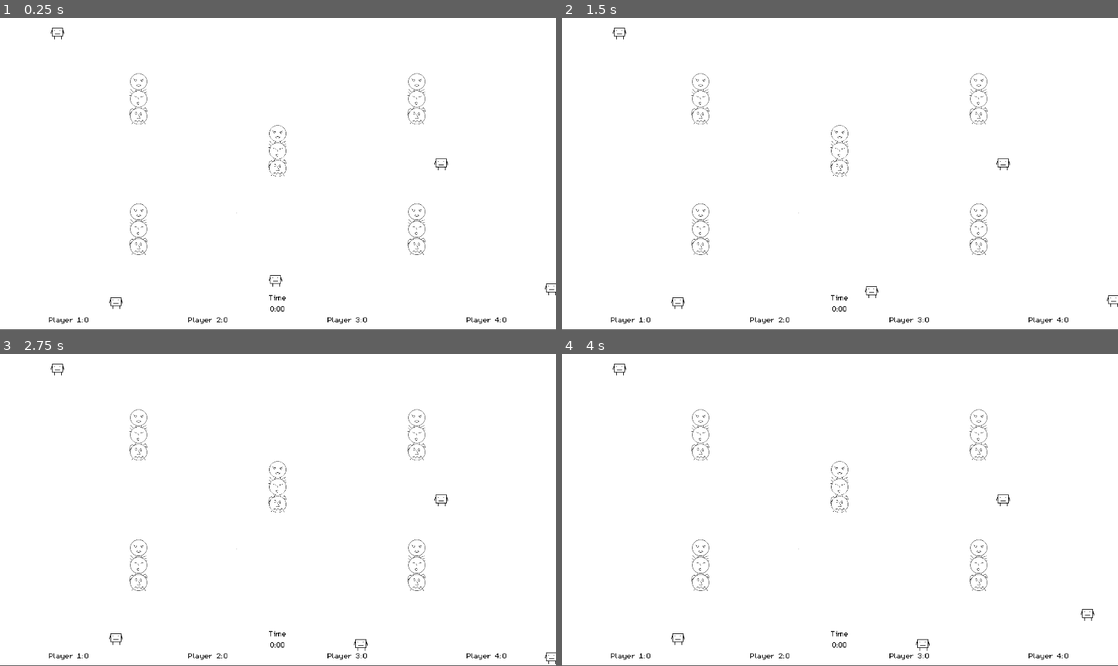
Above: before the commit, frames 1-4 (two rows, left to right).
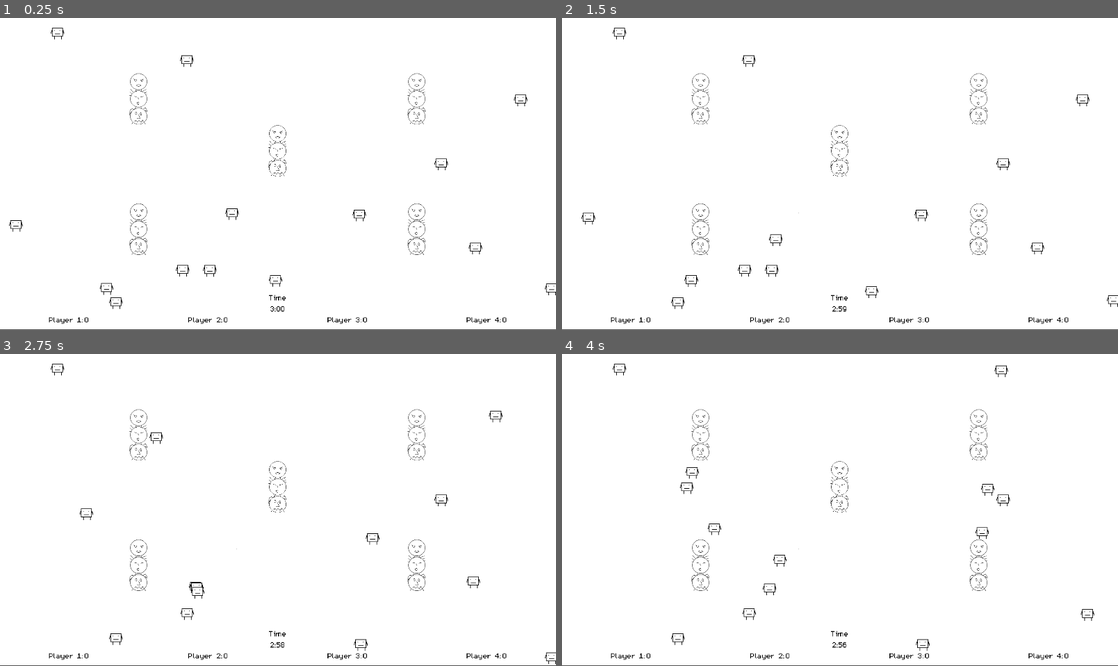
Above: after the commit, the same moments.

Repository: Datoh/Jamtharuu-202012
Game: Godot game, scene res://scenes/Level1.tscn
Two runs of this game, one before a commit and one after it. Both use one fixed random seed, a clock stepped at 60 frames per second and the inputs below.
Inputs:
- Up to frame 1 (0.25 s): no input
- Up to frame 2 (1.5 s): tap Enter at 0.5 s; hold Right (ui_right) 0.53-1.28 s; hold Down (ui_down) from 1.28 s (still down)
- Up to frame 3 (2.75 s): release Down (ui_down) at 2.03 s; hold Right (ui_right) from 2.03 s (still down)
- Up to frame 4 (4 s): release Right (ui_right) at 2.78 s; hold Up (ui_up) 2.78-3.53 s; hold Left (ui_left) from 3.53 s (still down)

The runs differ from the first frame. In frame 1, 0.3% of the frame differs, in the area x 1-95%, y 11-94%; in frame 2, 0.3%; in frame 3, 0.3%; in frame 4, 0.3%, in the area x 21-81%, y 3-95%.

Commit message:
[core] Add smoke and fight

Diff:
--- a/project.godot
+++ b/project.godot
@@ -23,9 +23,61 @@
 
 window/size/width=1920
 window/size/height=1080
-window/size/test_width=960
-window/size/test_height=512
+window/size/fullscreen=true
 window/stretch/mode="viewport"
+
+[input]
+
+ui_smoke_0={
+"deadzone": 0.5,
+"events": [ Object(InputEventJoypadButton,"resource_local_to_scene":false,"resource_name":"","device":0,"button_index":3,"pressure":0.0,"pressed":false,"script":null)
+ ]
+}
+ui_smoke_1={
+"deadzone": 0.5,
+"events": [ Object(InputEventJoypadButton,"resource_local_to_scene":false,"resource_name":"","device":1,"button_index":3,"pressure":0.0,"pressed":false,"script":null)
+ ]
+}
+ui_smoke_2={
+"deadzone": 0.5,
+"events": [ Object(InputEventJoypadButton,"resource_local_to_scene":false,"resource_name":"","device":1,"button_index":3,"pressure":0.0,"pressed":false,"script":null)
+ ]
+}
+ui_smoke_3={
+"deadzone": 0.5,
+"events": [ Object(InputEventJoypadButton,"resource_local_to_scene":false,"resource_name":"","device":3,"button_index":3,"pressure":0.0,"pressed":false,"script":null)
+ ]
+}
+ui_smoke_4={
+"deadzone": 0.5,
+"events": [ Object(InputEventKey,"resource_local_to_scene":false,"resource_name":"","device":0,"alt":false,"shift":false,"control":false,"meta":false,"command":false,"pressed":false,"scancode":88,"unicode":0,"echo":false,"script":null)
+ ]
+}
+ui_fight_0={
+"deadzone": 0.5,
+"events": [ Object(InputEventJoypadButton,"resource_local_to_scene":false,"resource_name":"","device":0,"button_index":2,"pressure":0.0,"pressed":false,"script":null)
+ ]
+}
+ui_fight_1={
+"deadzone": 0.5,
+"events": [ Object(InputEventJoypadButton,"resource_local_to_scene":false,"resource_name":"","device":1,"button_index":0,"pressure":0.0,"pressed":false,"script":null)
+ ]
+}
+ui_fight_2={
+"deadzone": 0.5,
+"events": [ Object(InputEventJoypadButton,"resource_local_to_scene":false,"resource_name":"","device":2,"button_index":0,"pressure":0.0,"pressed":false,"script":null)
+ ]
+}
+ui_fight_3={
+"deadzone": 0.5,
+"events": [ Object(InputEventJoypadButton,"resource_local_to_scene":false,"resource_name":"","device":3,"button_index":0,"pressure":0.0,"pressed":false,"script":null)
+ ]
+}
+ui_fight_4={
+"deadzone": 0.5,
+"events": [ Object(InputEventKey,"resource_local_to_scene":false,"resource_name":"","device":0,"alt":false,"shift":false,"control":false,"meta":false,"command":false,"pressed":false,"scancode":32,"unicode":0,"echo":false,"script":null)
+ ]
+}
 
 [rendering]
 
--- a/scenes/Bot.tscn
+++ b/scenes/Bot.tscn
@@ -1,10 +1,13 @@
-[gd_scene load_steps=4 format=2]
+[gd_scene load_steps=5 format=2]
 
 [ext_resource path="res://scenes/Character.tscn" type="PackedScene" id=1]
 [ext_resource path="res://scripts/Bot.gd" type="Script" id=2]
 
 [sub_resource type="RectangleShape2D" id=1]
 extents = Vector2( 16.5865, 6.98454 )
+
+[sub_resource type="RectangleShape2D" id=2]
+extents = Vector2( 18.0461, 12.6364 )
 
 [node name="Bot" type="KinematicBody2D" groups=[
 "character",
@@ -20,4 +23,12 @@
 
 [node name="Timer" type="Timer" parent="."]
 one_shot = true
+
+[node name="Area2D" type="Area2D" parent="."]
+collision_layer = 0
+collision_mask = 4
+
+[node name="CollisionShape2D" type="CollisionShape2D" parent="Area2D"]
+position = Vector2( 1.2599, -20.1588 )
+shape = SubResource( 2 )
 [connection signal="timeout" from="Timer" to="." method="_on_Timer_timeout"]
--- a/scenes/Character.tscn
+++ b/scenes/Character.tscn
@@ -1,7 +1,62 @@
-[gd_scene load_steps=2 format=2]
+[gd_scene load_steps=6 format=2]
 
 [ext_resource path="res://assets/images/player.png" type="Texture" id=1]
+[ext_resource path="res://scripts/Character.gd" type="Script" id=2]
+
+[sub_resource type="Animation" id=3]
+resource_name = "die"
+tracks/0/type = "value"
+tracks/0/path = NodePath(".:frame")
+tracks/0/interp = 1
+tracks/0/loop_wrap = true
+tracks/0/imported = false
+tracks/0/enabled = true
+tracks/0/keys = {
+"times": PoolRealArray( 0 ),
+"transitions": PoolRealArray( 1 ),
+"update": 1,
+"values": [ 0 ]
+}
+
+[sub_resource type="Animation" id=2]
+resource_name = "fight"
+length = 1.5
+tracks/0/type = "value"
+tracks/0/path = NodePath(".:frame")
+tracks/0/interp = 1
+tracks/0/loop_wrap = true
+tracks/0/imported = false
+tracks/0/enabled = true
+tracks/0/keys = {
+"times": PoolRealArray( 0 ),
+"transitions": PoolRealArray( 1 ),
+"update": 1,
+"values": [ 0 ]
+}
+
+[sub_resource type="Animation" id=1]
+resource_name = "smoke"
+length = 0.5
+tracks/0/type = "value"
+tracks/0/path = NodePath(".:frame")
+tracks/0/interp = 1
+tracks/0/loop_wrap = true
+tracks/0/imported = false
+tracks/0/enabled = true
+tracks/0/keys = {
+"times": PoolRealArray( 0 ),
+"transitions": PoolRealArray( 1 ),
+"update": 1,
+"values": [ 0 ]
+}
 
 [node name="Sprite" type="Sprite"]
 position = Vector2( 5.46588, -6.72717 )
 texture = ExtResource( 1 )
+script = ExtResource( 2 )
+
+[node name="AnimationPlayer" type="AnimationPlayer" parent="."]
+anims/die = SubResource( 3 )
+anims/fight = SubResource( 2 )
+anims/smoke = SubResource( 1 )
+[connection signal="animation_finished" from="AnimationPlayer" to="." method="_on_AnimationPlayer_animation_finished"]
--- a/scenes/Level1.tscn
+++ b/scenes/Level1.tscn
@@ -17,7 +17,7 @@
 
 [node name="Level1" type="Node2D"]
 script = ExtResource( 3 )
-NB_BOT = 1
+NB_BOT = 10
 
 [node name="Background" type="Sprite" parent="."]
 position = Vector2( 0, -2.99664 )
@@ -267,8 +267,14 @@
 __meta__ = {
 "_edit_use_anchors_": false
 }
+
+[node name="TimerTimeLeft" type="Timer" parent="."]
+
+[node name="Smokes" type="Node2D" parent="."]
+[connection signal="smoke" from="Objects/Player1" to="." method="_on_smoke"]
 [connection signal="on_totem_touched" from="Objects/Totem1" to="." method="_on_totem_touched"]
 [connection signal="on_totem_touched" from="Objects/Totem2" to="." method="_on_totem_touched"]
 [connection signal="on_totem_touched" from="Objects/Totem3" to="." method="_on_totem_touched"]
 [connection signal="on_totem_touched" from="Objects/Totem4" to="." method="_on_totem_touched"]
 [connection signal="on_totem_touched" from="Objects/Totem5" to="." method="_on_totem_touched"]
+[connection signal="timeout" from="TimerTimeLeft" to="." method="_on_TimerTimeLeft_timeout"]
--- a/scenes/Player.tscn
+++ b/scenes/Player.tscn
@@ -1,10 +1,16 @@
-[gd_scene load_steps=4 format=2]
+[gd_scene load_steps=6 format=2]
 
 [ext_resource path="res://scenes/Character.tscn" type="PackedScene" id=1]
 [ext_resource path="res://scripts/Player.gd" type="Script" id=2]
 
 [sub_resource type="RectangleShape2D" id=1]
 extents = Vector2( 16.5865, 6.98454 )
+
+[sub_resource type="RectangleShape2D" id=2]
+extents = Vector2( 16.9612, 13.7274 )
+
+[sub_resource type="SegmentShape2D" id=3]
+a = Vector2( 0, -20 )
 
 [node name="Player" type="KinematicBody2D" groups=[
 "character",
@@ -16,3 +22,21 @@
 
 [node name="CollisionShape2D" type="CollisionShape2D" parent="."]
 shape = SubResource( 1 )
+
+[node name="Area2D" type="Area2D" parent="."]
+collision_layer = 0
+collision_mask = 4
+
+[node name="CollisionShape2D" type="CollisionShape2D" parent="Area2D"]
+position = Vector2( 0.374557, -18.7288 )
+shape = SubResource( 2 )
+
+[node name="WeaponArea" type="Area2D" parent="."]
+monitoring = false
+collision_layer = 4
+collision_mask = 0
+
+[node name="CollisionShape2D" type="CollisionShape2D" parent="WeaponArea"]
+shape = SubResource( 3 )
+[connection signal="animation_finished" from="Character" to="." method="_on_animation_finished"]
+[connection signal="area_entered" from="WeaponArea" to="." method="_on_WeaponArea_area_entered"]
--- /dev/null
+++ b/scenes/Smoke.tscn
@@ -0,0 +1,30 @@
+[gd_scene load_steps=4 format=2]
+
+[ext_resource path="res://assets/images/smoke.png" type="Texture" id=1]
+[ext_resource path="res://scripts/Smoke.gd" type="Script" id=2]
+
+[sub_resource type="Animation" id=1]
+resource_name = "smoke"
+length = 6.0
+tracks/0/type = "value"
+tracks/0/path = NodePath(".:frame")
+tracks/0/interp = 1
+tracks/0/loop_wrap = true
+tracks/0/imported = false
+tracks/0/enabled = true
+tracks/0/keys = {
+"times": PoolRealArray( 0, 0.5, 1.1, 1.8, 2.6 ),
+"transitions": PoolRealArray( 1, 1, 1, 1, 1 ),
+"update": 1,
+"values": [ 0, 1, 2, 3, 4 ]
+}
+
+[node name="Sprite" type="Sprite"]
+texture = ExtResource( 1 )
+hframes = 5
+script = ExtResource( 2 )
+
+[node name="AnimationPlayer" type="AnimationPlayer" parent="."]
+autoplay = "smoke"
+anims/smoke = SubResource( 1 )
+[connection signal="animation_finished" from="AnimationPlayer" to="." method="_on_AnimationPlayer_animation_finished"]
--- a/scripts/Bot.gd
+++ b/scripts/Bot.gd
@@ -5,6 +5,7 @@
 enum State {MOVING, DIYNG, IDLING}
 
 onready var timer := $Timer
+onready var animation_player = find_node("AnimationPlayer")
 
 const IDLE_MIN_TIME = 0.3
 const IDLE_MAX_TIME = 3.0
@@ -16,7 +17,7 @@
 var move_destination := Vector2()
 var velocity := Vector2()
 
-var current_state = State.IDLING
+var state = State.IDLING
 var rng = RandomNumberGenerator.new()
 
 func _ready() -> void:
@@ -31,14 +32,14 @@
 
 
 func _physics_process(delta: float) -> void:
-  if current_state == State.MOVING:
+  if state == State.MOVING:
     move_and_collide(velocity * delta)
     if abs(position.distance_to(move_destination)) < 10.0:
       next_state()
 
 
 func next_state() -> void:
-  match current_state:
+  match state:
     State.IDLING:
       move()
     State.MOVING:
@@ -48,12 +49,19 @@
 
 
 func idle() -> void:
-  current_state = State.IDLING
+  state = State.IDLING
   timer.start(rng.randf_range(IDLE_MIN_TIME, IDLE_MAX_TIME))
 
 
+func die() -> void:
+  if state == State.DIYNG:
+    return
+  state = State.DIYNG
+  animation_player.play("die")
+
+
 func move() -> void:
-  current_state = State.MOVING
+  state = State.MOVING
   var new_position_ok := false
   while !new_position_ok:
     velocity.x = rng.randf_range(MIN_MOVE_DISTANCE, MAX_MOVE_DISTANCE)
@@ -67,3 +75,7 @@
 
 func _on_Timer_timeout() -> void:
   next_state()
+
+
+func _on_animation_finished(anim_name) -> void:
+  next_state()
--- /dev/null
+++ b/scripts/Character.gd
@@ -0,0 +1,7 @@
+extends Sprite
+
+signal animation_finished(anim_name)
+
+
+func _on_AnimationPlayer_animation_finished(anim_name: String) -> void:
+  emit_signal("animation_finished", anim_name)
--- a/scripts/Level1.gd
+++ b/scripts/Level1.gd
@@ -1,6 +1,9 @@
 extends Node2D
 
 export (int) var NB_BOT := 50
+export (int) var level_duration := 180
+
+onready var time = find_node("Time")
 
 var scores_label = {}
 
@@ -22,8 +25,27 @@
   scores_label[find_node("Player3")] = find_node("ScorePlayer3")
   scores_label[find_node("Player4")] = find_node("ScorePlayer4")
 
+  find_node("TimerTimeLeft").start()
+  set_time()
+
 
 func _on_totem_touched(player, totem) -> void:
   if player.touch_totem(totem):
     scores_label[player].text = str(player.totem_touched_count)
     print(player, " ", player.totem_touched_count)
+
+
+func _on_TimerTimeLeft_timeout() -> void:
+  level_duration -= 1
+  set_time()
+
+func set_time() -> void:
+  var seconds = level_duration % 60
+  var minutes = (level_duration - seconds) / 60
+  time.text = str(minutes) + ":" + str(seconds).pad_zeros(2)
+
+
+func _on_smoke(position) -> void:
+  var smoke = preload("res://scenes/Smoke.tscn").instance()
+  smoke.position = position
+  find_node("Smokes").add_child(smoke)
--- a/scripts/Player.gd
+++ b/scripts/Player.gd
@@ -1,14 +1,21 @@
 extends KinematicBody2D
 
 export (float) var speed := 200
+export (int) var smoke_count := 10
 
-enum State {MOVING, DIYNG, SMOKING, FIGHTING}
+enum State {MOVING, DIYNG, DIED, LAUNCHING_SMOKE, APPLYING_SMOKE, FIGHTING, FIGHTING_RESULT}
+var state = State.MOVING
+
+signal smoke(position)
+
+onready var animation_player = find_node("AnimationPlayer")
+onready var weapon_area = find_node("WeaponArea")
 
 var rng = RandomNumberGenerator.new()
 var totem_touched: Node2D = null
 var totem_touched_count := 0
 
-export (int, -1, 3) var input_id = -1
+export (int, 0, 4) var input_id = 4
 
 func _ready() -> void:
   rng.randomize()
@@ -27,16 +34,86 @@
 
 
 func _physics_process(delta: float) -> void:
-  var velocity := Vector2()
-  if input_id == -1:
-    velocity.x = Input.get_action_strength("ui_right") - Input.get_action_strength("ui_left")
-  else:
-    var axis_x_input := Input.get_joy_axis(input_id, JOY_AXIS_0)
-    velocity.x += axis_x_input if abs(axis_x_input) > 0.1 else 0.0;
-  if input_id == -1:
-    velocity.y = Input.get_action_strength("ui_down") - Input.get_action_strength("ui_up")
-  else:
-    var axis_y_input := Input.get_joy_axis(input_id, JOY_AXIS_1)
-    velocity.y += axis_y_input if abs(axis_y_input) > 0.1 else 0.0;
-  velocity = velocity.normalized() * speed
-  move_and_collide(velocity * delta)
+  if state == State.MOVING:
+    var velocity := Vector2()
+    if input_id == 4: #keyboard
+      velocity.x = Input.get_action_strength("ui_right") - Input.get_action_strength("ui_left")
+    else:             #joystick
+      var axis_x_input := Input.get_joy_axis(input_id, JOY_AXIS_0)
+      velocity.x += axis_x_input if abs(axis_x_input) > 0.1 else 0.0;
+    if input_id == 4: #keyboard
+      velocity.y = Input.get_action_strength("ui_down") - Input.get_action_strength("ui_up")
+    else:             #joystick
+      var axis_y_input := Input.get_joy_axis(input_id, JOY_AXIS_1)
+      velocity.y += axis_y_input if abs(axis_y_input) > 0.1 else 0.0;
+    velocity = velocity.normalized() * speed
+    move_and_collide(velocity * delta)
+
+    if smoke_count > 0 and Input.is_action_just_pressed("ui_smoke_" + str(input_id)):
+      launch_smoke()
+
+    if Input.is_action_just_pressed("ui_fight_" + str(input_id)):
+      fight()
+
+
+func next_state() -> void:
+  match state:
+    State.LAUNCHING_SMOKE:
+      apply_smoke()
+    State.APPLYING_SMOKE:
+      move()
+    State.FIGHTING:
+      fight_result()
+    State.FIGHTING_RESULT:
+      move()
+    State.DIYNG:
+      remove()
+
+
+func move() -> void:
+  state = State.MOVING
+
+
+func fight() -> void:
+  state = State.FIGHTING
+  animation_player.play("fight")
+  weapon_area.monitoring = true
+
+
+func die() -> void:
+  if state == State.DIYNG or state == State.DIED:
+    return
+  state = State.DIYNG
+  animation_player.play("die")
+
+
+func remove() -> void:
+  state = State.DIED
+  queue_free()
+
+
+func fight_result() -> void:
+  state = State.MOVING
+  weapon_area.monitoring = false
+
+
+func launch_smoke() -> void:
+  state = State.LAUNCHING_SMOKE
+  smoke_count -= 1
+  animation_player.play("smoke")
+
+
+func apply_smoke() -> void:
+  state = State.APPLYING_SMOKE
+  emit_signal("smoke", position)
+  next_state()
+
+
+func _on_animation_finished(anim_name) -> void:
+  next_state()
+
+
+func _on_WeaponArea_area_entered(area: Area2D) -> void:
+  var player = area.get_parent()
+  if player != self:
+    player.die()
--- /dev/null
+++ b/scripts/Smoke.gd
@@ -0,0 +1,4 @@
+extends Sprite
+
+func _on_AnimationPlayer_animation_finished(anim_name: String) -> void:
+  queue_free()
Binary file added: assets/images/smoke.png
Not shown, added: assets/images/smoke.png.import
